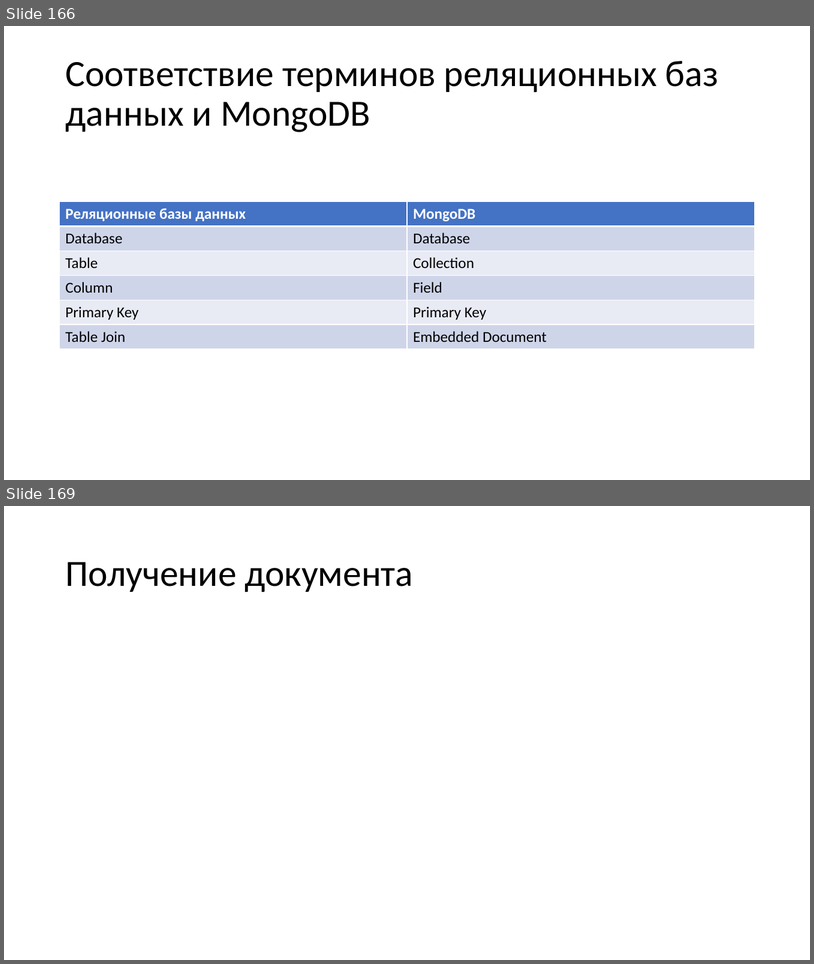
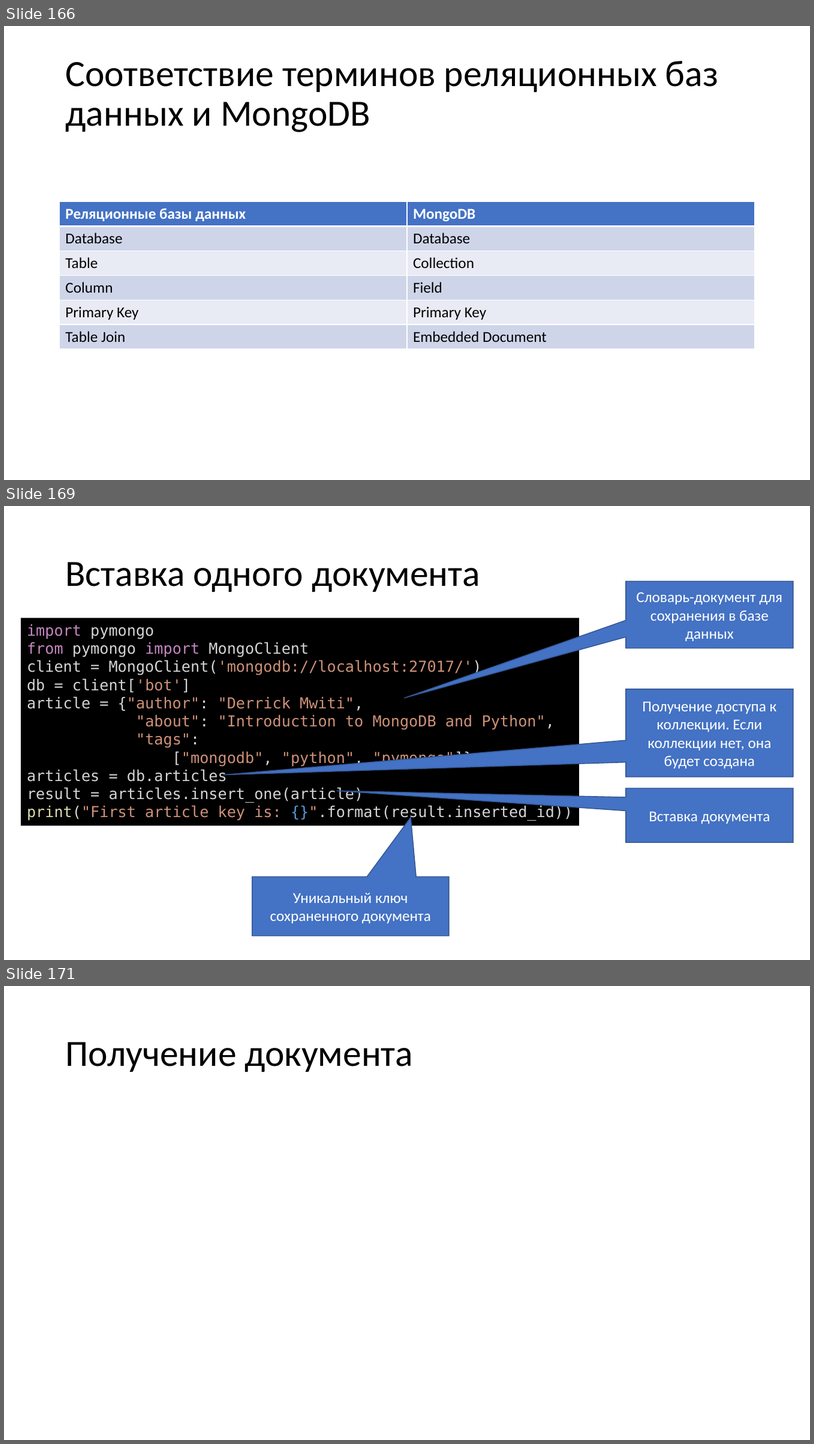
Before and after one commit to paveltsytovich/telegram-course, a slide deck: Presentation/Разработка ботов для телеграмм на Python.pptx. Shown one above the other, each under a label of ours: slides 166 and 169 before the commit, slides 166, 169 and 171 after it; the slides between them are not shown. The pictures are 814x964 and 814x1444 pixels, drawn with LibreOffice and Linux fonts; fonts in the diff are those of the drawing. Boxes give left, top, right and bottom in pixels: in the first picture for what was removed or moved away, otherwise in the second. Text is boxed around its words. In the diff, an @@ line names an element or a change of style, - is before the commit and + after.

Commit message:
вставка mongodb документа

```diff
--- a/Presentation/Разработка ботов для телеграмм на Python.pptx
+++ b/Presentation/Разработка ботов для телеграмм на Python.pptx
@@ slide 169 added at <box>4,506,810,960</box>, background #FFFFFF @@
@@ title added at <box>65,562,480,592</box>, 44 pt, text #000000 @@
+Вставка одного документа
@@ speech box added at <box>626,581,794,648</box>, fill #4472C4, outline #325491 1 pt, 18 pt, text #FFFFFF @@
+Словарь-документ для сохранения в базе данных
@@ rectangle added at <box>21,618,580,825</box>, fill #000000, 18 pt, text #D4D4D4 @@
+import pymongo
+from pymongo import MongoClient
+client = MongoClient('mongodb://localhost:27017/')
+db = client['bot']
+article = {"author": "Derrick Mwiti",
+"about": "Introduction to MongoDB and Python",
+"tags":
+["mongodb", "python", "pymongo"]}
+articles = db.articles
+result = articles.insert_one(article)
+print("First article key is: {}".format(result.inserted_id))
@@ speech box added at <box>626,690,794,777</box>, fill #4472C4, outline #325491 1 pt, 18 pt, text #FFFFFF @@
+Получение доступа к коллекции. Если коллекции нет, она будет создана
@@ speech box added at <box>626,788,794,843</box>, fill #4472C4, outline #325491 1 pt, 18 pt, text #FFFFFF @@
+Вставка документа
@@ speech box added at <box>252,876,449,936</box>, fill #4472C4, outline #325491 1 pt, 18 pt, text #FFFFFF @@
+Уникальный ключ сохраненного документа
@@ what was slide 169 is now slide 171 @@
```
Also in this commit, not shown: 2 slides changed, 1 other slide added, 1 other file.
